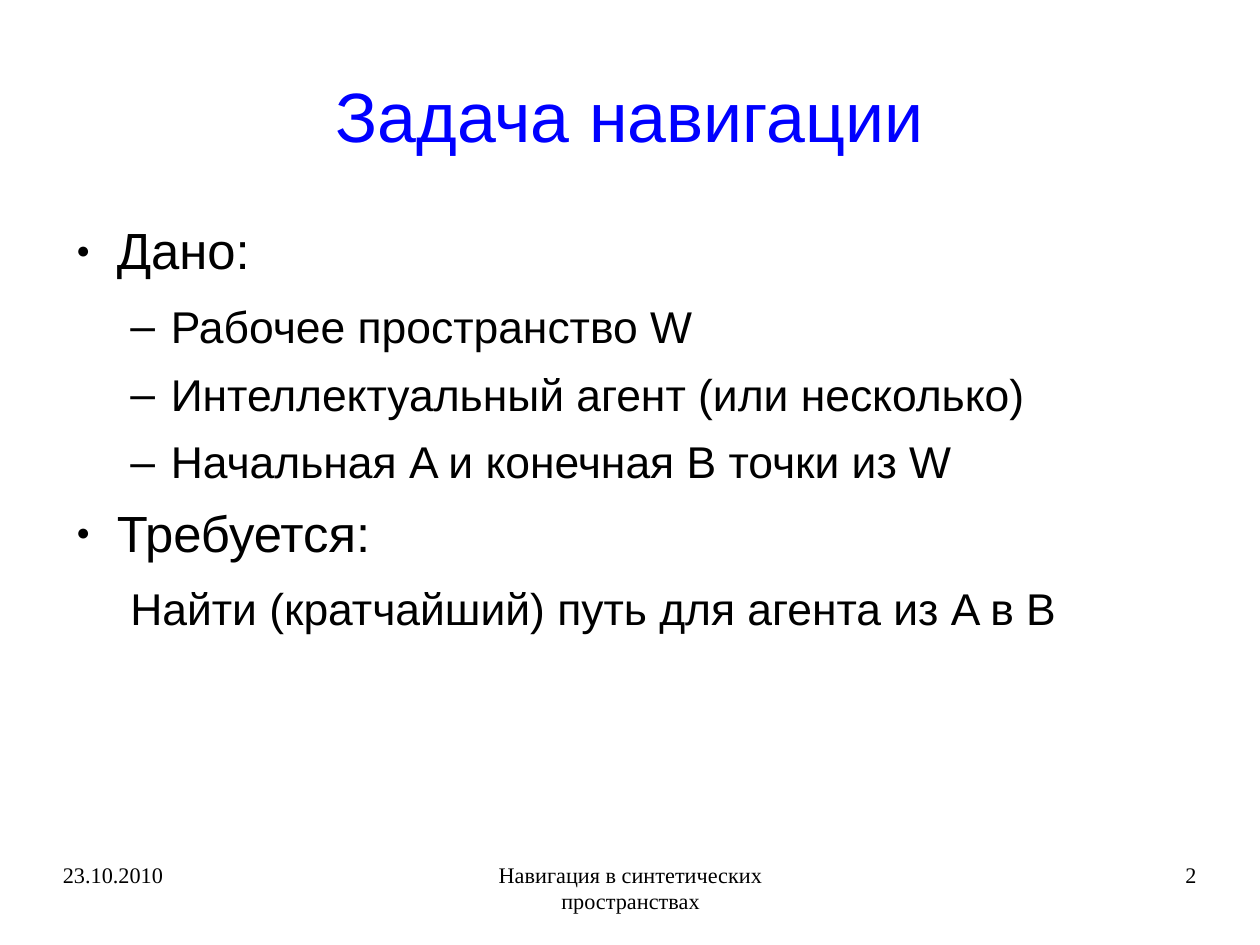
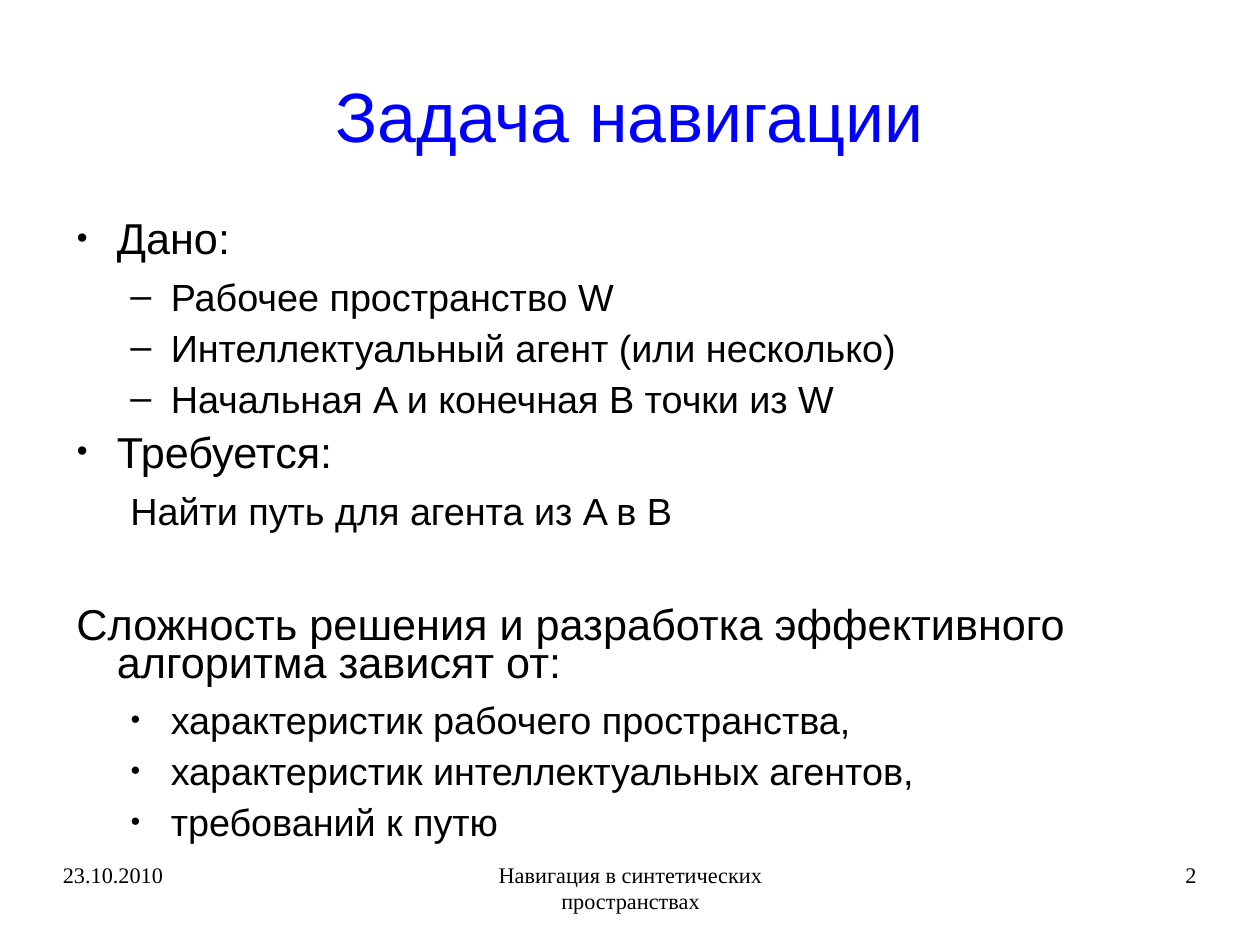
Before and after one commit to rutsky/semester09, a slide deck: slide 2 of Artificial_intelligence/Navigation_in_synthetic_space/50572_Rutsky_Navigation_in_synthetic_space.ppt. Drawn at 1260x945 pixels with LibreOffice and Linux fonts; fonts in the diff are those of the drawing. Boxes give left, top, right and bottom in pixels: in the first picture for what was removed or moved away, otherwise in the second. Text is boxed around its words. In the diff, an @@ line names an element or a change of style, - is before the commit and + after.

```diff
--- a/Artificial_intelligence/Navigation_in_synthetic_space/50572_Rutsky_Navigation_in_synthetic_space.ppt
+++ b/Artificial_intelligence/Navigation_in_synthetic_space/50572_Rutsky_Navigation_in_synthetic_space.ppt
@@ text at <box>117,224,896,477</box>: size 32 to 27.2 pt in "Дано:", "Требуется:"; size 28 to 23.8 pt in "Рабочее пространство W", "Интеллектуальный агент (или несколько)", "Начальная A и конечная B точки из ..."; line spacing 0.93 to 0.73 @@
@@ text at <box>76,497,1065,844</box>: text changed; size 28 to 23.8 pt @@
-  Найти (кратчайший) путь для агента из A в B
+  Найти путь для агента из A в B
+Сложность решения и разработка эффективного алгоритма зависят от:
+  ● характеристик рабочего пространства,
+  ● характеристик интеллектуальных агентов,
+  ● требований к путю
```
Also in this commit, not shown: 19 other slides changed, 4 slides added, 2 other files.
